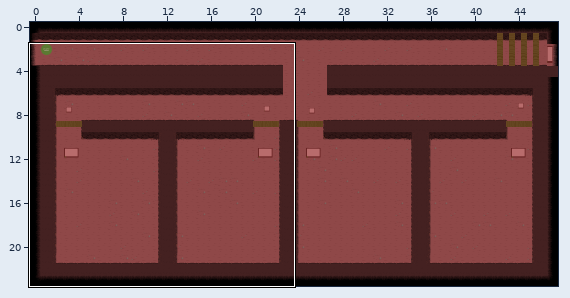
Tiled map (JSON) -- assets/tilemaps/level 1-4.json. Above: a wide view before the commit, with the close-up outlined.
Close-up. As it was:
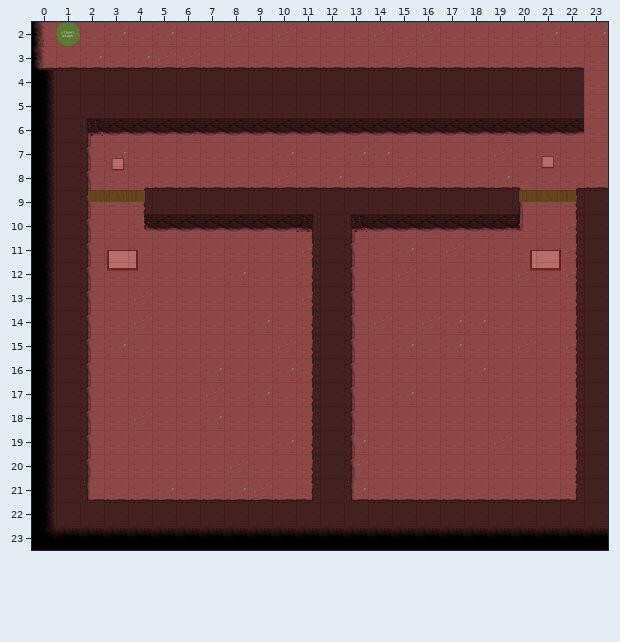
Cells are 64x64 px. Shown: x 0..23, y 2..23. The commit also changed other parts of the map, which this record leaves out.
Once edited:
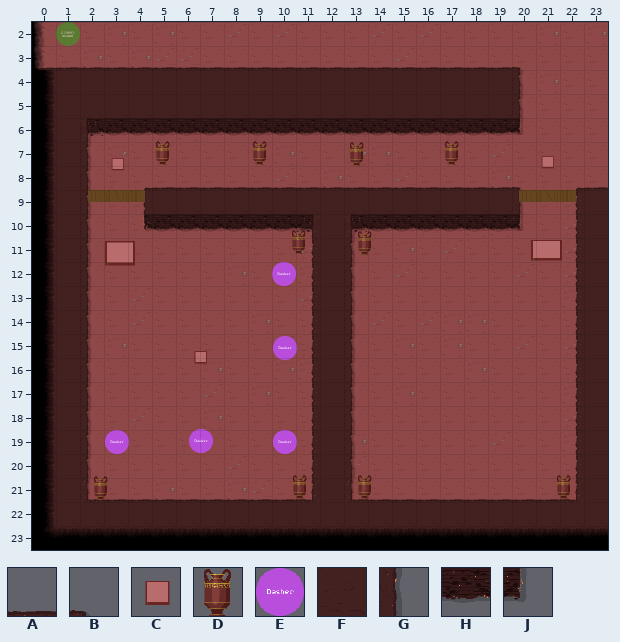
Key: from "tiles 1": A 1, B 3, C 4, D 17, E 18, F 21, G 22, H 41, J 42.
_ is an empty cell.
Objects are placed by their top-left corner, in cells (3,4 is the top-left corner of cell 3,4); size is 1x1 cell unless given.
The edit:
Layer "1":
y 3: x 20..22 AAA -> B__
y 4..5: x 20..22 FFF -> G__
y 6: x 20..22 HHH -> J__
Layer "enemies":
added: E "dasher" at 10,12
added: E "dasher" at 10,15.1
added: E "dasher" at 6.6,19
added: E "dasher" at 3,19
added: E "dasher" at 10,19
Layer "interact":
changed: C "button" at 20,11 size 2.6x1.7 -> C "button" at 20,10.6 size 2.6x1.7
added: D "vase" at 5,7
added: D "vase" at 9,7
added: D "vase" at 17,7
added: D "vase" at 13.1,7
added: D "vase" at 10.6,10.7
added: D "vase" at 13.4,10.7
added: C "button" at 2.3,10.6 size 2.5x2.1
added: C "button" at 6.5,15.5
added: C "button" at 6.5,15.5
added: D "vase" at 21.7,20.9
added: D "vase" at 13.4,20.9
added: D "vase" at 10.7,20.9
added: D "vase" at 2.4,20.9
removed: C "button" at 2.4,11 size 2.6x1.7
